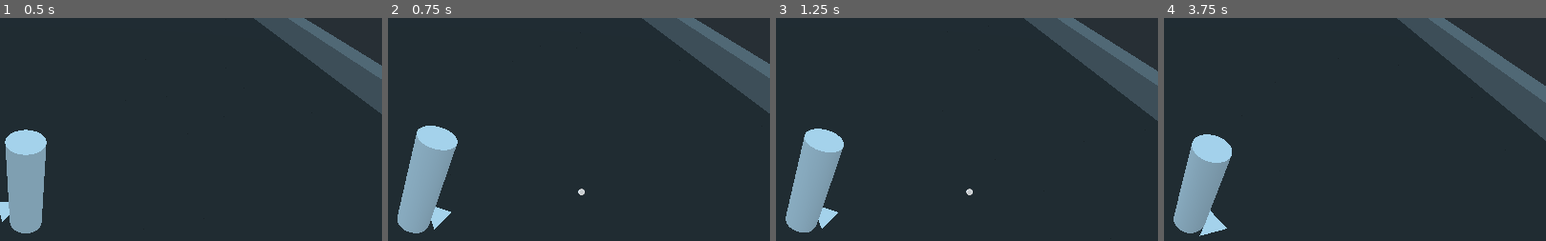
Above: before the commit, frames 1-4 (left to right).
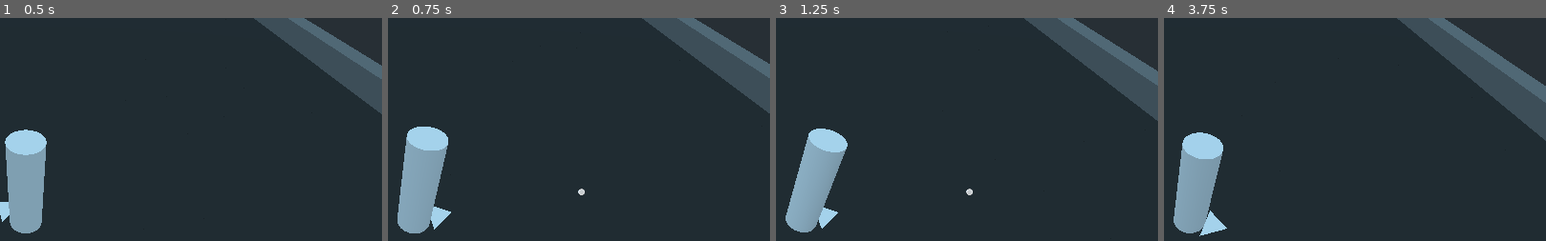
Above: after the commit, the same moments.

Repository: ciromdrs/BaseShooter
Game: Godot game, scene res://tests/Test1.tscn
Two runs of this game, one before a commit and one after it. Both use one fixed random seed, a clock stepped at 60 frames per second and the inputs below.
Inputs (mouse positions are % of the whole screen's width and height, from its top left):
- Up to frame 1 (0.5 s): no input
- Up to frame 2 (0.75 s): tap Enter (reset) at 0.5 s; move the mouse to (72, 45) at 0.52 s; hold D (move_right) from 0.53 s (still down); click (72, 45) at 0.6 s
- Up to frame 3 (1.25 s): keep holding D (move_right)
- Up to frame 4 (3.75 s): move the mouse to (30, 55) at 1.27 s; release D (move_right) at 1.28 s; hold Down (move_down) 1.28-2.03 s; tap Mouse wheel up (cam_zoom_in) at 1.35 s; click (30, 55) at 1.55 s; move the mouse to (60, 28) at 2.02 s; hold D (move_right) 2.03-2.78 s; hold Mouse wheel down (cam_zoom_out) 2.03-2.78 s; click (60, 28) at 2.3 s; move the mouse to (45, 70) at 2.77 s; hold W (move_up) 2.78-3.53 s; click (45, 70) at 2.85 s; move the mouse to (80, 65) at 3.52 s; hold A (move_left) from 3.53 s (still down); click (80, 65) at 3.6 s
The pictures show only the part of the screen within x 47-97%, y 6-56%; the shares and areas given below are measured in that part.

Frame 1 is identical in both runs. In frame 2, 1.3% of the frame differs, in the area x 2-19%, y 48-97%; in frame 3, 0.5%; in frame 4, 1.2%.

Commit message:
Implement attack/be attacked for Character, Enemy and Player

Diff:
--- a/assets/BasicModel.tscn
+++ b/assets/BasicModel.tscn
@@ -21,60 +21,6 @@
 }
 
 [sub_resource type="SpatialMaterial" id=14]
-
-[sub_resource type="Animation" id=8]
-resource_name = "attack"
-tracks/0/type = "value"
-tracks/0/path = NodePath("MeshInstance:rotation_degrees")
-tracks/0/interp = 2
-tracks/0/loop_wrap = true
-tracks/0/imported = false
-tracks/0/enabled = true
-tracks/0/keys = {
-"times": PoolRealArray( 0, 0.2, 1 ),
-"transitions": PoolRealArray( 1, 1, 1 ),
-"update": 0,
-"values": [ Vector3( 0, 0, 0 ), Vector3( -20, 0, 0 ), Vector3( 0, 0, 0 ) ]
-}
-tracks/1/type = "value"
-tracks/1/path = NodePath("MeshInstance:translation")
-tracks/1/interp = 2
-tracks/1/loop_wrap = true
-tracks/1/imported = false
-tracks/1/enabled = true
-tracks/1/keys = {
-"times": PoolRealArray( 0, 0.2, 1 ),
-"transitions": PoolRealArray( 1, 1, 1 ),
-"update": 0,
-"values": [ Vector3( 0, 3, 0 ), Vector3( 0, 3, -0.990573 ), Vector3( 0, 3, 0 ) ]
-}
-
-[sub_resource type="Animation" id=9]
-resource_name = "idle"
-tracks/0/type = "value"
-tracks/0/path = NodePath("MeshInstance:translation")
-tracks/0/interp = 1
-tracks/0/loop_wrap = true
-tracks/0/imported = false
-tracks/0/enabled = true
-tracks/0/keys = {
-"times": PoolRealArray( 0, 1 ),
-"transitions": PoolRealArray( 1, 1 ),
-"update": 0,
-"values": [ Vector3( 0, 3, 0 ), Vector3( 0, 3, 0 ) ]
-}
-tracks/1/type = "value"
-tracks/1/path = NodePath("MeshInstance:rotation_degrees")
-tracks/1/interp = 1
-tracks/1/loop_wrap = true
-tracks/1/imported = false
-tracks/1/enabled = true
-tracks/1/keys = {
-"times": PoolRealArray( 0, 1 ),
-"transitions": PoolRealArray( 1, 1 ),
-"update": 0,
-"values": [ Vector3( 0, 0, 0 ), Vector3( 0, 0, 0 ) ]
-}
 
 [sub_resource type="Animation" id=11]
 length = 0.001
@@ -115,8 +61,90 @@
 "values": [ Vector3( 0, 3, 0 ) ]
 }
 
+[sub_resource type="Animation" id=8]
+resource_name = "attacking"
+tracks/0/type = "value"
+tracks/0/path = NodePath("MeshInstance:rotation_degrees")
+tracks/0/interp = 2
+tracks/0/loop_wrap = true
+tracks/0/imported = false
+tracks/0/enabled = true
+tracks/0/keys = {
+"times": PoolRealArray( 0, 0.3, 1 ),
+"transitions": PoolRealArray( 1, 1, 1 ),
+"update": 0,
+"values": [ Vector3( 0, 0, 0 ), Vector3( -20, 0, 0 ), Vector3( 0, 0, 0 ) ]
+}
+tracks/1/type = "value"
+tracks/1/path = NodePath("MeshInstance:translation")
+tracks/1/interp = 2
+tracks/1/loop_wrap = true
+tracks/1/imported = false
+tracks/1/enabled = true
+tracks/1/keys = {
+"times": PoolRealArray( 0, 0.3, 1 ),
+"transitions": PoolRealArray( 1, 1, 1 ),
+"update": 0,
+"values": [ Vector3( 0, 3, 0 ), Vector3( 0, 3, -0.990573 ), Vector3( 0, 3, 0 ) ]
+}
+
+[sub_resource type="Animation" id=15]
+resource_name = "being_attacked"
+length = 0.5
+tracks/0/type = "value"
+tracks/0/path = NodePath("MeshInstance:rotation_degrees")
+tracks/0/interp = 1
+tracks/0/loop_wrap = true
+tracks/0/imported = false
+tracks/0/enabled = true
+tracks/0/keys = {
+"times": PoolRealArray( 0, 0.125, 0.25, 0.375, 0.5 ),
+"transitions": PoolRealArray( 1, 1, 1, 1, 1 ),
+"update": 0,
+"values": [ Vector3( 0, 0, 0 ), Vector3( 0, 0, -5 ), Vector3( 0, 0, 5 ), Vector3( 0, 0, -5 ), Vector3( 0, 0, 0 ) ]
+}
+tracks/1/type = "value"
+tracks/1/path = NodePath("MeshInstance:translation")
+tracks/1/interp = 1
+tracks/1/loop_wrap = true
+tracks/1/imported = false
+tracks/1/enabled = true
+tracks/1/keys = {
+"times": PoolRealArray( 0, 0.5 ),
+"transitions": PoolRealArray( 1, 1 ),
+"update": 0,
+"values": [ Vector3( 0, 3, 0 ), Vector3( 0, 3, 0 ) ]
+}
+
+[sub_resource type="Animation" id=9]
+resource_name = "idle"
+tracks/0/type = "value"
+tracks/0/path = NodePath("MeshInstance:translation")
+tracks/0/interp = 1
+tracks/0/loop_wrap = true
+tracks/0/imported = false
+tracks/0/enabled = true
+tracks/0/keys = {
+"times": PoolRealArray( 0, 1 ),
+"transitions": PoolRealArray( 1, 1 ),
+"update": 0,
+"values": [ Vector3( 0, 3, 0 ), Vector3( 0, 3, 0 ) ]
+}
+tracks/1/type = "value"
+tracks/1/path = NodePath("MeshInstance:rotation_degrees")
+tracks/1/interp = 1
+tracks/1/loop_wrap = true
+tracks/1/imported = false
+tracks/1/enabled = true
+tracks/1/keys = {
+"times": PoolRealArray( 0, 1 ),
+"transitions": PoolRealArray( 1, 1 ),
+"update": 0,
+"values": [ Vector3( 0, 0, 0 ), Vector3( 0, 0, 0 ) ]
+}
+
 [sub_resource type="Animation" id=12]
-resource_name = "Walk"
+resource_name = "walking"
 loop = true
 tracks/0/type = "value"
 tracks/0/path = NodePath("MeshInstance:rotation_degrees")
@@ -159,7 +187,8 @@
 material/0 = SubResource( 14 )
 
 [node name="AnimationPlayer" type="AnimationPlayer" parent="."]
-anims/Attack = SubResource( 8 )
-anims/Idle = SubResource( 9 )
 anims/RESET = SubResource( 11 )
-anims/Walk = SubResource( 12 )
+anims/attacking = SubResource( 8 )
+anims/being_attacked = SubResource( 15 )
+anims/idle = SubResource( 9 )
+anims/walking = SubResource( 12 )
--- a/scenes/Enemy.gd
+++ b/scenes/Enemy.gd
@@ -31,7 +31,7 @@
 	if state != ATTACKING:
 		if $Attack.is_colliding():
 			if $Attack.get_collider() == chased:
-				state = ATTACKING
+				attack()
 
 
 func chase(to_chase):
--- a/scenes/Enemy.tscn
+++ b/scenes/Enemy.tscn
@@ -26,5 +26,5 @@
 transform = Transform( 1, 0, 0, 0, 1, 0, 0, 0, 1, 0, 3, 0 )
 enabled = true
 cast_to = Vector3( 0, 0, -2 )
-collision_mask = 3
+collision_mask = 2
 debug_shape_thickness = 3
--- a/scenes/Player.gd
+++ b/scenes/Player.gd
@@ -4,11 +4,11 @@
 func _process(_delta):
 	var animplayer = $Model/AnimationPlayer
 	if state == ATTACKING:
-		animplayer.current_animation = "Attack"
+		animplayer.current_animation = "attacking"
 		if almost_finished_animation():
 			state = IDLE
 		return
 	if state == IDLE:
-		animplayer.current_animation = "Idle"
+		animplayer.current_animation = "idle"
 	elif state == WALKING:
-		animplayer.current_animation = "Walk"
+		animplayer.current_animation = "walking"
--- a/scenes/Player.tscn
+++ b/scenes/Player.tscn
@@ -18,3 +18,10 @@
 shape = SubResource( 1 )
 
 [node name="Model" parent="." instance=ExtResource( 2 )]
+
+[node name="Attack" type="RayCast" parent="."]
+transform = Transform( 1, 0, 0, 0, 1, 0, 0, 0, 1, 0, 3, 0 )
+enabled = true
+cast_to = Vector3( 0, 0, -2 )
+collision_mask = 4
+debug_shape_thickness = 3
--- a/scripts/Character.gd
+++ b/scripts/Character.gd
@@ -1,9 +1,10 @@
 extends KinematicBody
 
 
-const IDLE = "IDLE"
-const WALKING = "WALKING"
-const ATTACKING = "ATTACKING"
+const IDLE = "idle"
+const WALKING = "walking"
+const ATTACKING = "attacking"
+const BEING_ATTACKED = "being_attacked"
 
 var state = IDLE
 # Overall speed value. Other speeds are calculated from this one.
@@ -12,20 +13,26 @@
 var rotation_speed = speed * PI/4
 var target:Vector3
 var invalid_transitions = {
-	ATTACKING: [IDLE, WALKING, ATTACKING]
+	ATTACKING: [IDLE, WALKING, ATTACKING],
+	BEING_ATTACKED: [IDLE, WALKING, ATTACKING]
 }
 
 func _process(delta):
 	var animplayer = $Model/AnimationPlayer
 	if state == ATTACKING:
-		animplayer.current_animation = "Attack"
+		animplayer.current_animation = "attacking"
+		if almost_finished_animation():
+			state = IDLE
+		return
+	if state == BEING_ATTACKED:
+		animplayer.current_animation = "being_attacked"
 		if almost_finished_animation():
 			state = IDLE
 		return
 	if state == IDLE:
-		animplayer.current_animation = "Idle"
+		animplayer.current_animation = "idle"
 	elif state == WALKING:
-		animplayer.current_animation = "Walk"
+		animplayer.current_animation = "walking"
 
 	if target != null:
 		var difference = target-transform.origin
@@ -65,6 +72,8 @@
 func attack():
 	if valid_transition(ATTACKING):
 		state = ATTACKING
+		if $Attack.is_colliding():
+			$Attack.get_collider().be_attacked()
 
 
 func idle():
@@ -80,3 +89,8 @@
 
 func valid_transition(to_state):
 	return not(to_state in invalid_transitions.get(state, []))
+
+
+func be_attacked():
+	if valid_transition(BEING_ATTACKED):
+		state = BEING_ATTACKED
Not shown: 1 places in assets/BasicModel.tscn that only renumber resources
